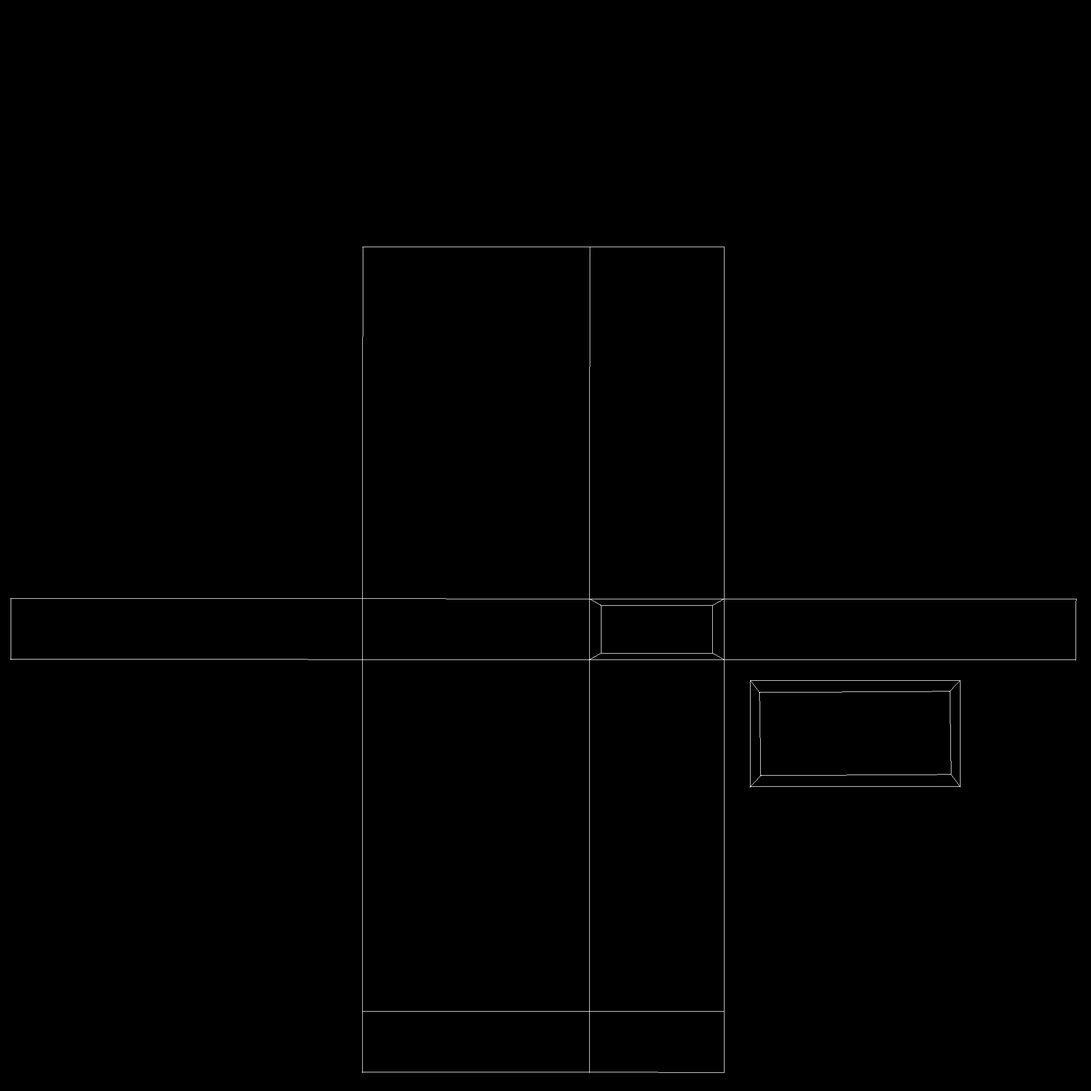
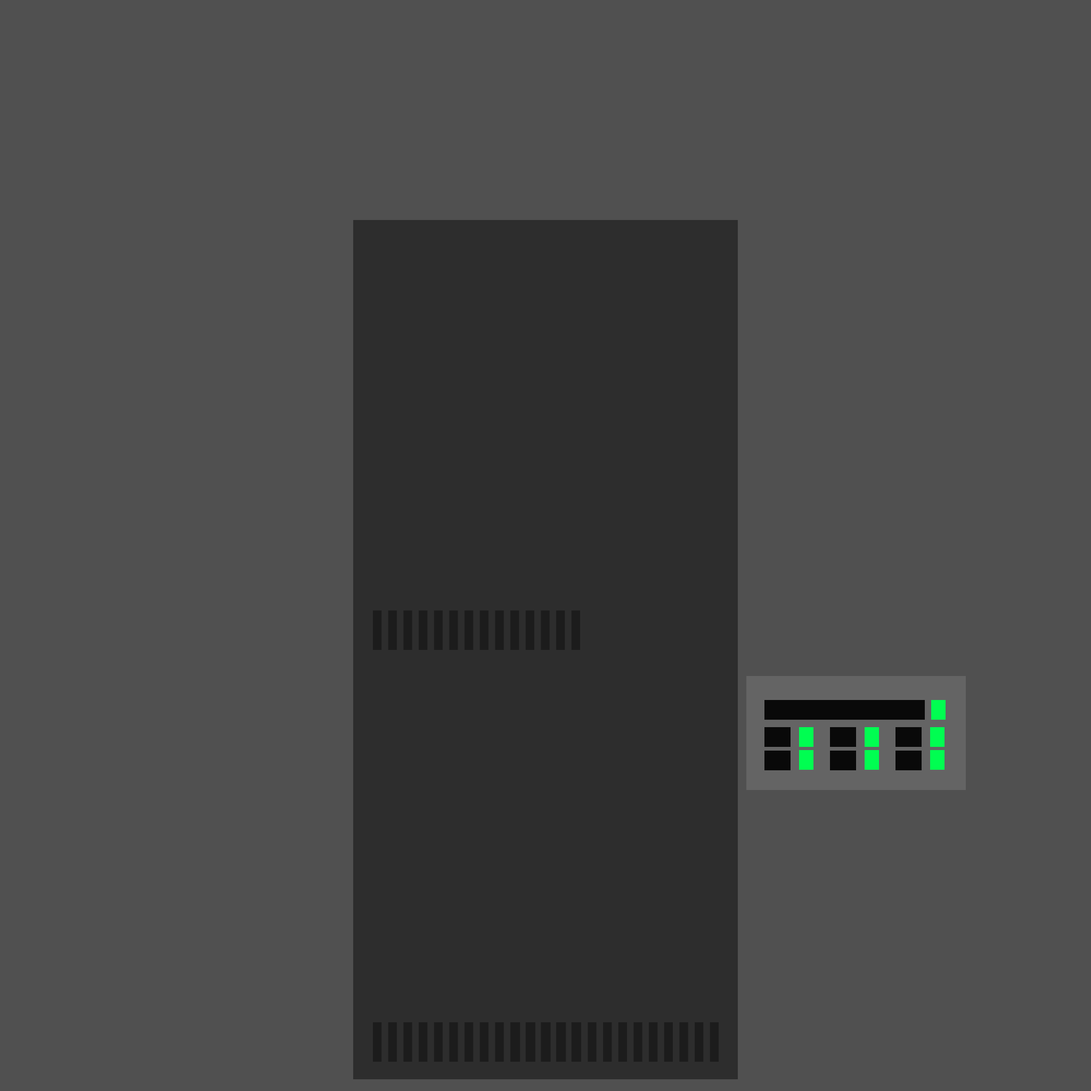
Layered file, before and after one edit (w=1091, h=1091). Changes by layer:
hid "UVs" over [10, 246, 1078, 1074]
added layer "Rectangle 3 copy 15" above "Rectangle 3 copy 14" over [511, 1022, 719, 1063]
added layer "Rectangle 3 copy 14" above "Rectangle 3 copy 13" over [373, 1022, 581, 1063]
added layer "Rectangle 3 copy 13" above "Rectangle 5 copy 4" over [373, 610, 581, 651]
added layer "Rectangle 5 copy 4" (1st of 3) above "Rectangle 4 copy 4" over [930, 750, 945, 771]
added layer "Rectangle 4 copy 4" (1st of 3) above "Rectangle 5 copy 4" over [895, 750, 923, 771]
added layer "Rectangle 5 copy 4" (2nd of 3) above "Rectangle 4 copy 4" over [864, 750, 880, 771]
added layer "Rectangle 4 copy 4" (2nd of 3) above "Rectangle 5 copy 4" over [830, 750, 857, 771]
added layer "Rectangle 5 copy 4" (3rd of 3) above "Rectangle 4 copy 4" over [799, 750, 814, 771]
added layer "Rectangle 4 copy 4" (3rd of 3) above "Rectangle 5 copy 3" over [764, 750, 791, 771]
added layer "Rectangle 5 copy 3" above "Rectangle 4 copy 3" over [930, 727, 945, 748]
added layer "Rectangle 4 copy 3" above "Rectangle 5 copy 2" over [895, 727, 923, 748]
added layer "Rectangle 5 copy 2" above "Rectangle 4 copy 2" over [864, 727, 880, 748]
added layer "Rectangle 4 copy 2" above "Rectangle 5 copy" over [830, 727, 857, 748]
added layer "Rectangle 5 copy" above "Rectangle 4 copy" over [799, 727, 814, 748]
added layer "Rectangle 4 copy" above "Rectangle 5" over [764, 727, 791, 748]
added layer "Rectangle 5" above "Rectangle 4" over [931, 700, 947, 721]
added layer "Rectangle 4" above "Rectangle 2" over [764, 700, 926, 721]
added layer "Rectangle 2" above "Layer 2" over [353, 220, 739, 1080]
added layer "Rectangle 6" above "Layer 1" over [746, 676, 967, 791]
painted on "Layer 1" over [0, 0, 1091, 1091]
